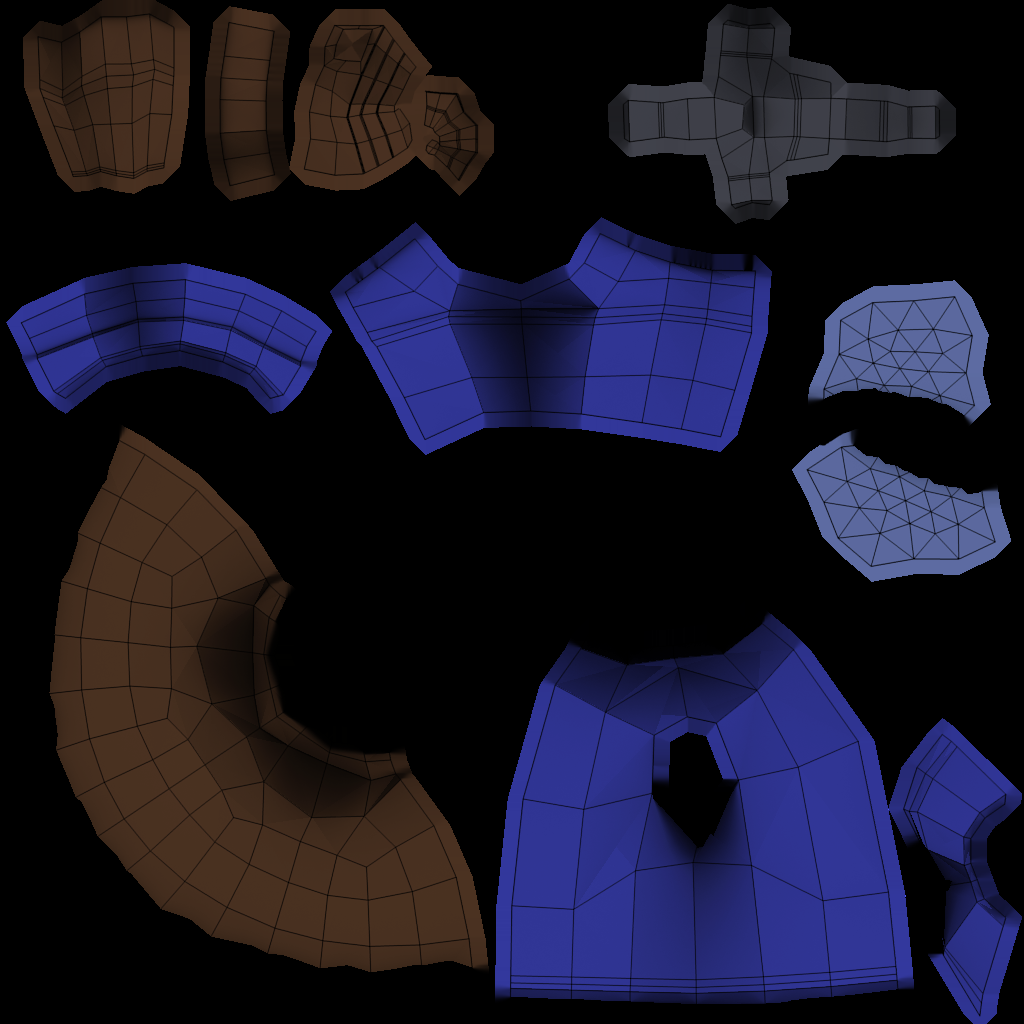
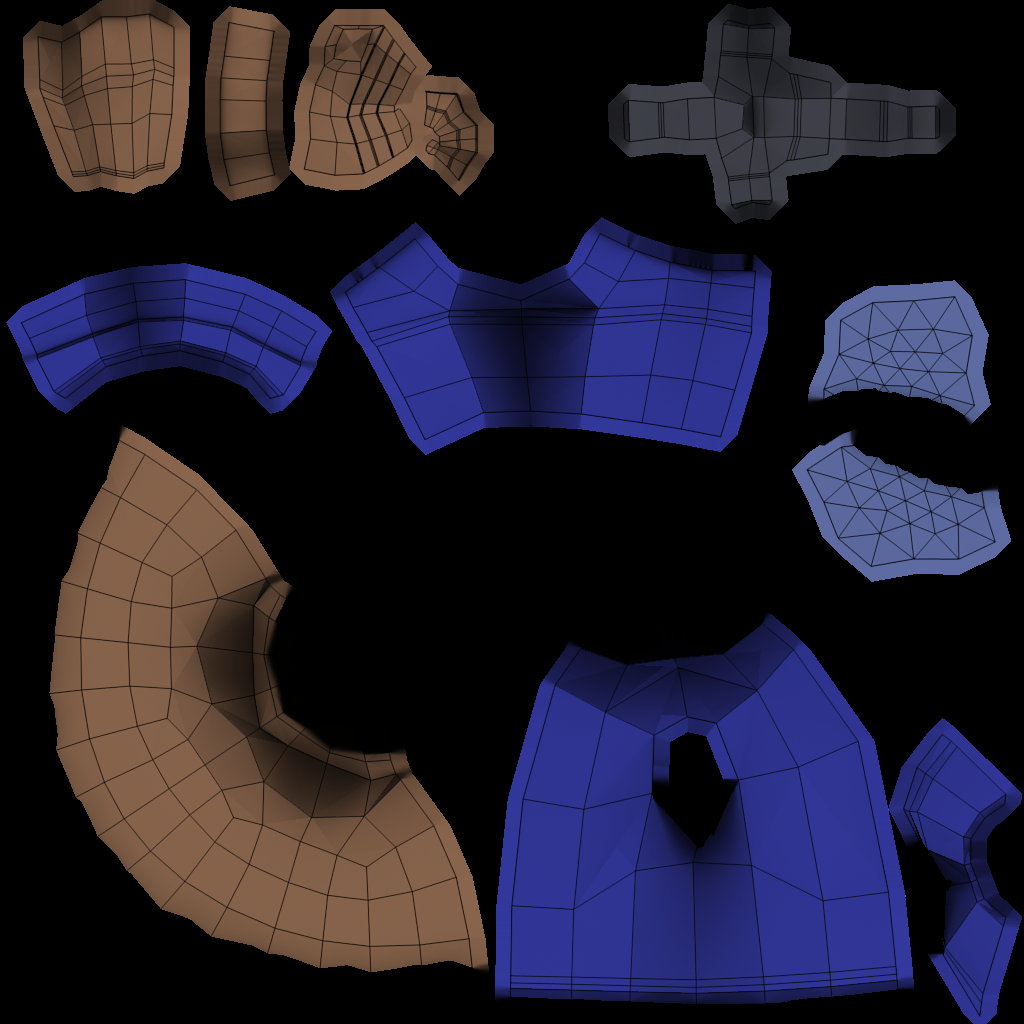
Comparing the layer stacks of the two 1024×1024 images. Changes:
painted on "Face" over [49, 425, 489, 973]
painted on "Arm" over [23, 0, 190, 194]
painted on "Leg" over [205, 6, 301, 201]
painted on "Hand" over [287, 9, 494, 196]
